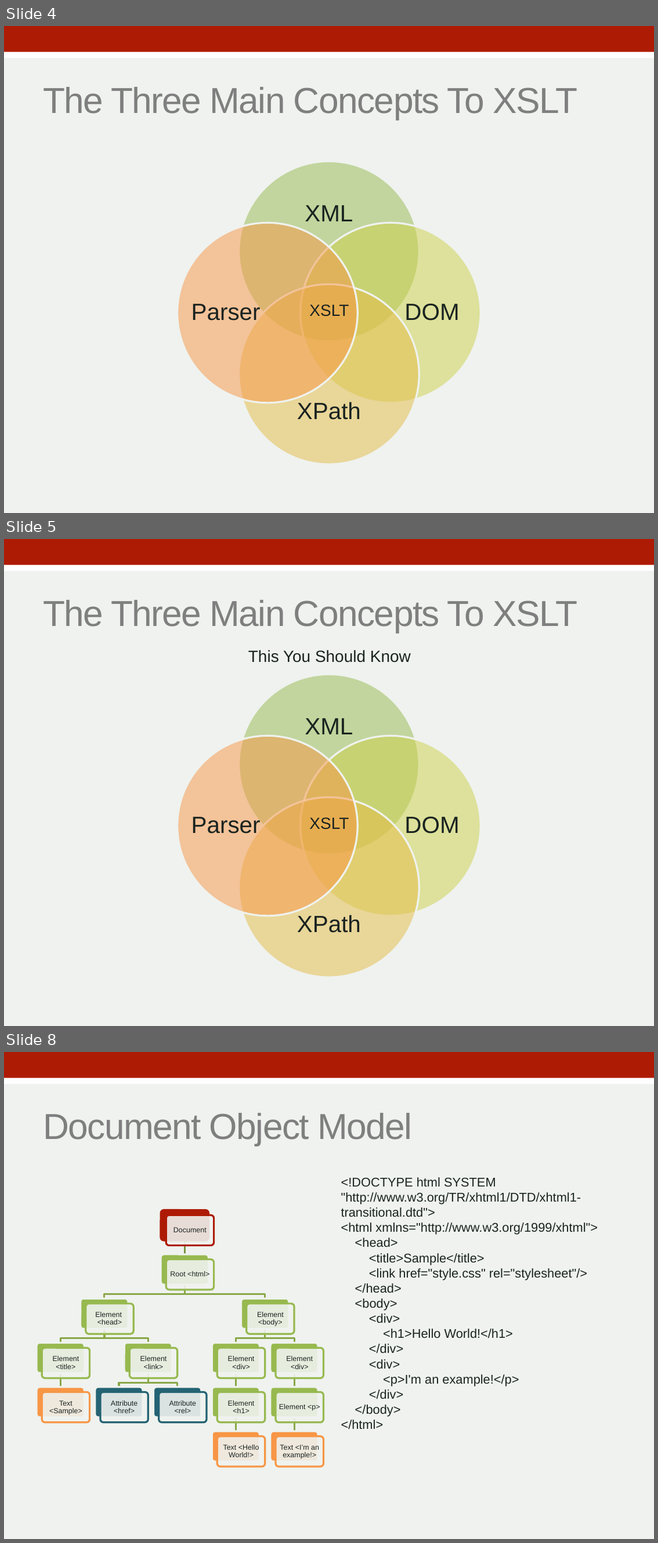
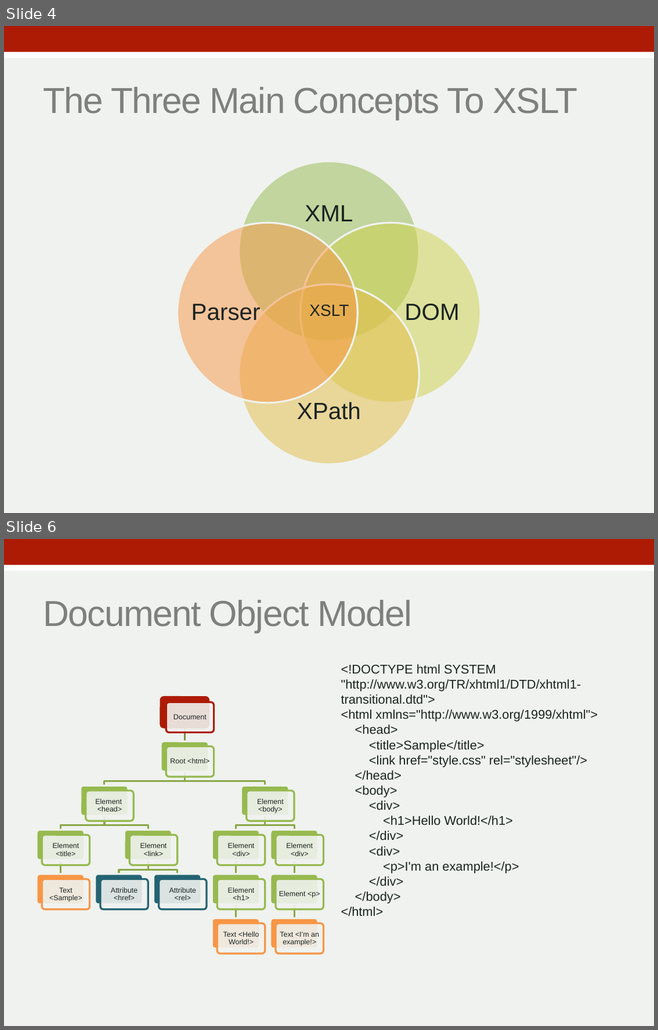
Before and after one commit to zoechao/teaching, a slide deck: xslt/eXtensible.pptx. Shown one above the other, each under a label of ours: slides 4, 5 and 8 before the commit, slides 4 and 6 after it; the slides between them are not shown. The pictures are 658x1543 and 658x1030 pixels, drawn with LibreOffice and Linux fonts; fonts in the diff are those of the drawing. Boxes give left, top, right and bottom in pixels: in the first picture for what was removed or moved away, otherwise in the second. Text is boxed around its words. In the diff, an @@ line names an element or a change of style, - is before the commit and + after.

Commit message:
xslt slides

```diff
--- a/xslt/eXtensible.pptx
+++ b/xslt/eXtensible.pptx
@@ slide 5 removed at bbox=[4, 539, 654, 1026], background #EFF2EE; not listed: 2 template elements that a slide beside it also shows @@
@@ title removed at bbox=[43, 600, 577, 633] @@
-The Three Main Concepts To XSLT
@@ text removed at bbox=[248, 650, 411, 663] @@
-This You Should Know
@@ group removed at bbox=[177, 674, 480, 977]: 4 ellipses, 4 texts @@
-XML
-DOM
-XPath
-Parser
@@ text removed at bbox=[309, 817, 349, 830] @@
-XSLT
@@ what was slide 8 is now slide 6 @@
```
Also in this commit, not shown: 3 slides changed, 6 slides added, 2 other slides removed, 4 other files.
